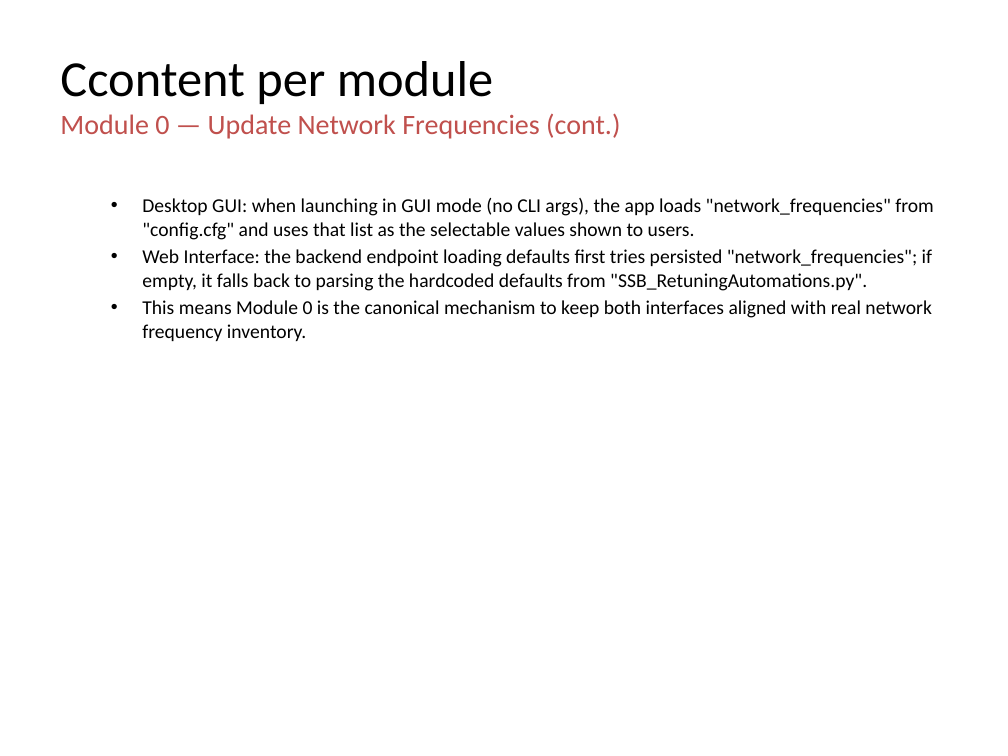
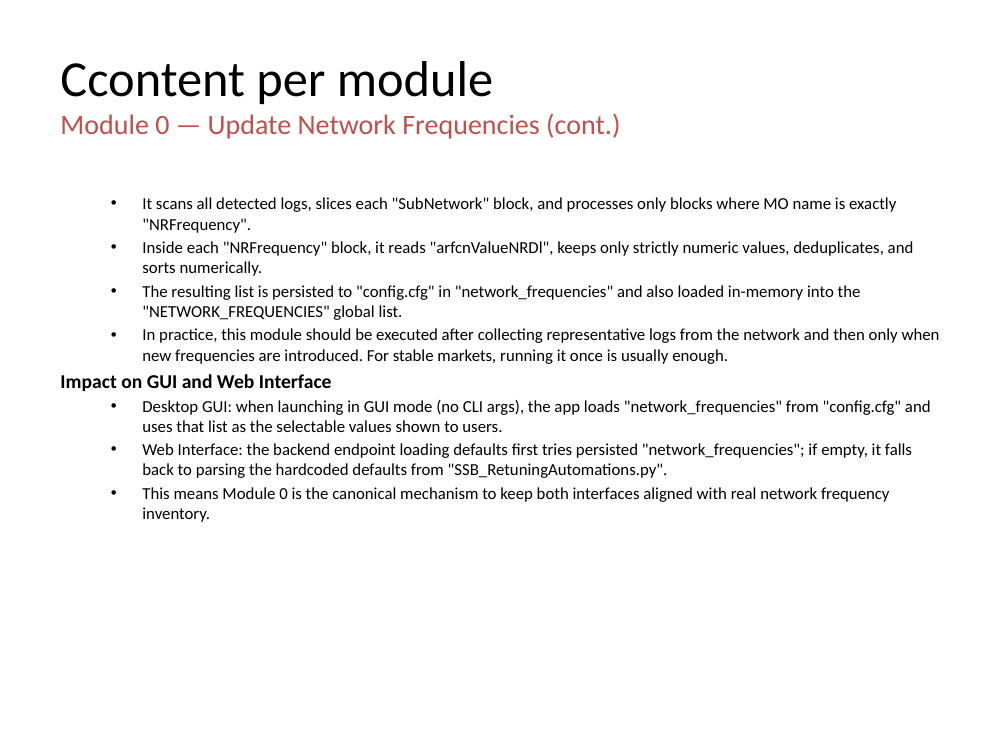
Before and after one commit to jaimetur/SSB_RetuningAutomations, a slide deck: slide 13 of help/User-Guide-SSB-Retuning-Automations-v0.7.4.pptx (slide 16 before the commit). Drawn at 1008x756 pixels with LibreOffice and Linux fonts; fonts in the diff are those of the drawing; background and template pictures are left out. Boxes give left, top, right and bottom in pixels: in the first picture for what was removed or moved away, otherwise in the second. Text is boxed around its words. In the diff, an @@ line names an element or a change of style, - is before the commit and + after.

Commit message:
- Updated Technical User Guide - Refactored tools module names

```diff
--- a/help/User-Guide-SSB-Retuning-Automations-v0.7.4.pptx
+++ b/help/User-Guide-SSB-Retuning-Automations-v0.7.4.pptx
@@ text at (x1=60, y1=197, x2=940, y2=391): paragraphs added @@
+  • It scans all detected logs, slices each "SubNetwork" block, and processes only blocks where MO name is exactly "NRFrequency".
+  • Inside each "NRFrequency" block, it reads "arfcnValueNRDl", keeps only strictly numeric values, deduplicates, and sorts numerically.
+  • The resulting list is persisted to "config.cfg" in "network_frequencies" and also loaded in-memory into the "NETWORK_FREQUENCIES" global list.
+  • In practice, this module should be executed after collecting representative logs from the network and then only when new frequencies are introduced. For stable markets, running it once is usually enough.
+Impact on GUI and Web Interface
@@ text at (x1=142, y1=400, x2=931, y2=522): size 14 to 12 pt in "Desktop GUI: when launching in GUI mode ...", "Web Interface: the backend endpoint loading defaults ...", "This means Module 0 is the canonical ..." @@
```
Also in this commit, not shown: 55 other slides changed, 8 slides removed, 11 other files.
